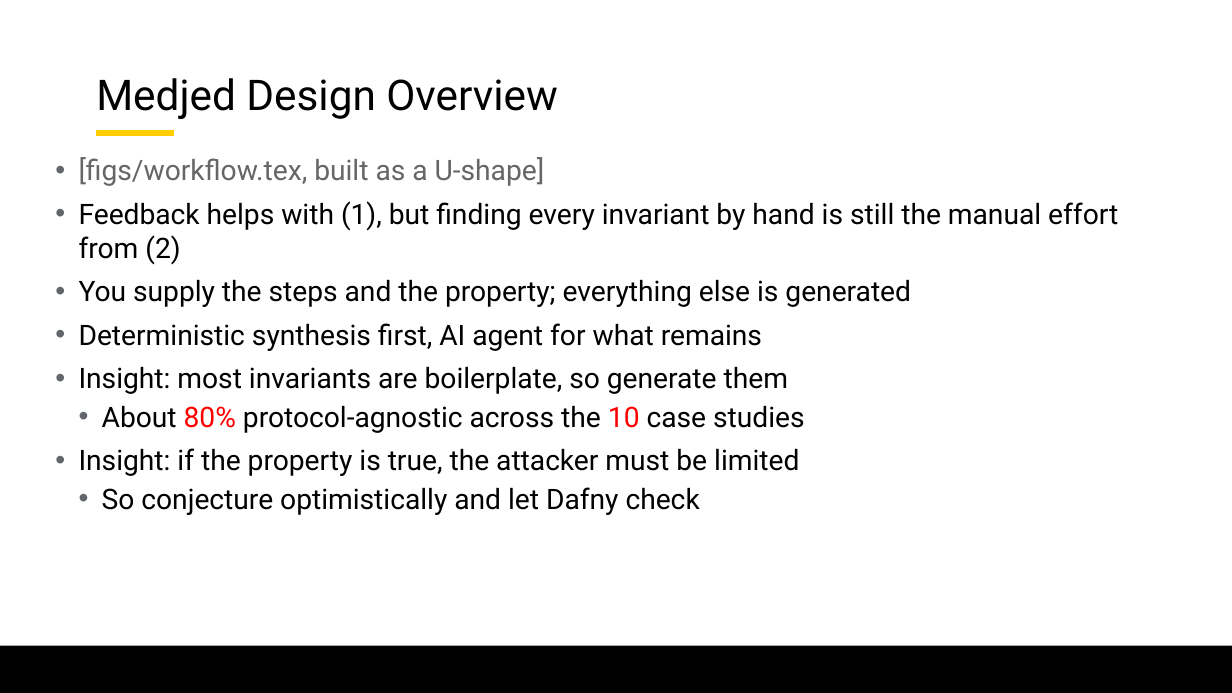
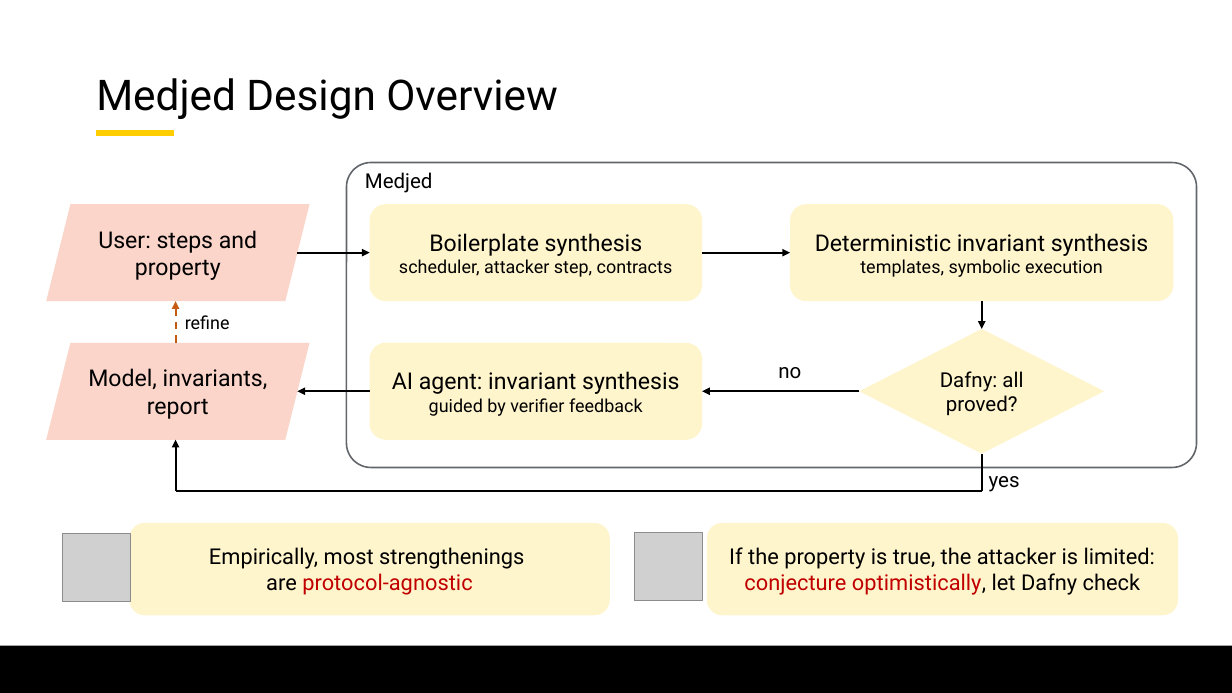
Before and after one commit to lorchrob/graduate_research_symposium, a slide deck: slide 30 of symposium_slides.pptx (slide 24 before the commit). Drawn at 1232x693 pixels with LibreOffice and Linux fonts; fonts in the diff are those of the drawing; grey boxes stand for pictures; background and template pictures are left out. Boxes give left, top, right and bottom in pixels: in the first picture for what was removed or moved away, otherwise in the second. Text is boxed around its words. In the diff, an @@ line names an element or a change of style, - is before the commit and + after.

```diff
--- a/symposium_slides.pptx
+++ b/symposium_slides.pptx
@@ text removed at <box>79,157,1118,515</box> @@
-• [figs/workflow.tex, built as a U-shape]
-• Feedback helps with (1), but finding every invariant by hand is still the manual effort from (2)
-• You supply the steps and the property; everything else is generated
-• Deterministic synthesis first, AI agent for what remains
-• Insight: most invariants are boilerplate, so generate them
-  • About 80% protocol-agnostic across the 10 case studies
-• Insight: if the property is true, the attacker must be limited
-  • So conjecture optimistically and let Dafny check
@@ rounded rectangle added at <box>347,163,1197,468</box>, outline #62666A 1.25 pt @@
@@ text added at <box>365,172,433,193</box>, 16 pt, text #000000 @@
+Medjed
@@ parallelogram added at <box>46,204,310,301</box>, fill #FBD5C9, 18 pt, text #000000 @@
+User: steps and property
@@ rounded rectangle added at <box>370,204,702,301</box>, fill #FFF5CC, 14 pt, text #000000 @@
+Boilerplate synthesis
+scheduler, attacker step, contracts
@@ rounded rectangle added at <box>790,204,1174,301</box>, fill #FFF5CC, 18 pt, text #000000 @@
+Deterministic invariant synthesis
+templates, symbolic execution
@@ arrow added from (298, 252) to (370, 252), #000000 1.5 pt @@
@@ arrow added from (702, 252) to (790, 252), #000000 1.5 pt @@
@@ arrow added from (176, 343) to (176, 301), #C55A11 1.5 pt dashed @@
@@ text added at <box>185,315,230,329</box>, 14 pt, text #000000 @@
+refine
@@ diamond added at <box>860,329,1104,454</box>, fill #FFF5CC, 16 pt, text #000000 @@
+Dafny: all proved?
@@ arrow added from (982, 301) to (982, 329), #000000 1.5 pt @@
@@ parallelogram added at <box>46,343,310,440</box>, fill #FBD5C9, 18 pt, text #000000 @@
+Model, invariants, report
@@ rounded rectangle added at <box>370,343,702,440</box>, fill #FFF5CC, 18 pt, text #000000 @@
+AI agent: invariant synthesis
+guided by verifier feedback
@@ text added at <box>778,367,801,379</box>, 16 pt, text #000000 @@
+no
@@ arrow added from (370, 391) to (298, 391), #000000 1.5 pt @@
@@ arrow added from (860, 391) to (702, 391), #000000 1.5 pt @@
@@ arrow added from (176, 491) to (176, 440), #000000 1.5 pt @@
@@ line added from (982, 454) to (982, 491), #000000 1.5 pt @@
@@ text added at <box>989,468,1020,492</box>, 16 pt, text #000000 @@
+yes
@@ line added from (982, 491) to (176, 491), #000000 1.5 pt @@
@@ picture added at <box>62,533,130,602</box> @@
@@ rounded rectangle added at <box>129,523,610,616</box>, fill #FFF5CC, 17 pt, text #000000 @@
+Empirically, most strengthenings
+are protocol-agnostic
@@ picture added at <box>635,532,703,601</box> @@
@@ rounded rectangle added at <box>707,523,1178,616</box>, fill #FFF5CC, 17 pt, text #000000 @@
+If the property is true, the attacker is limited: conjecture optimistically, let Dafny check
```
Also in this commit, not shown: 19 other slides changed, 10 slides added, 12 slides removed.
